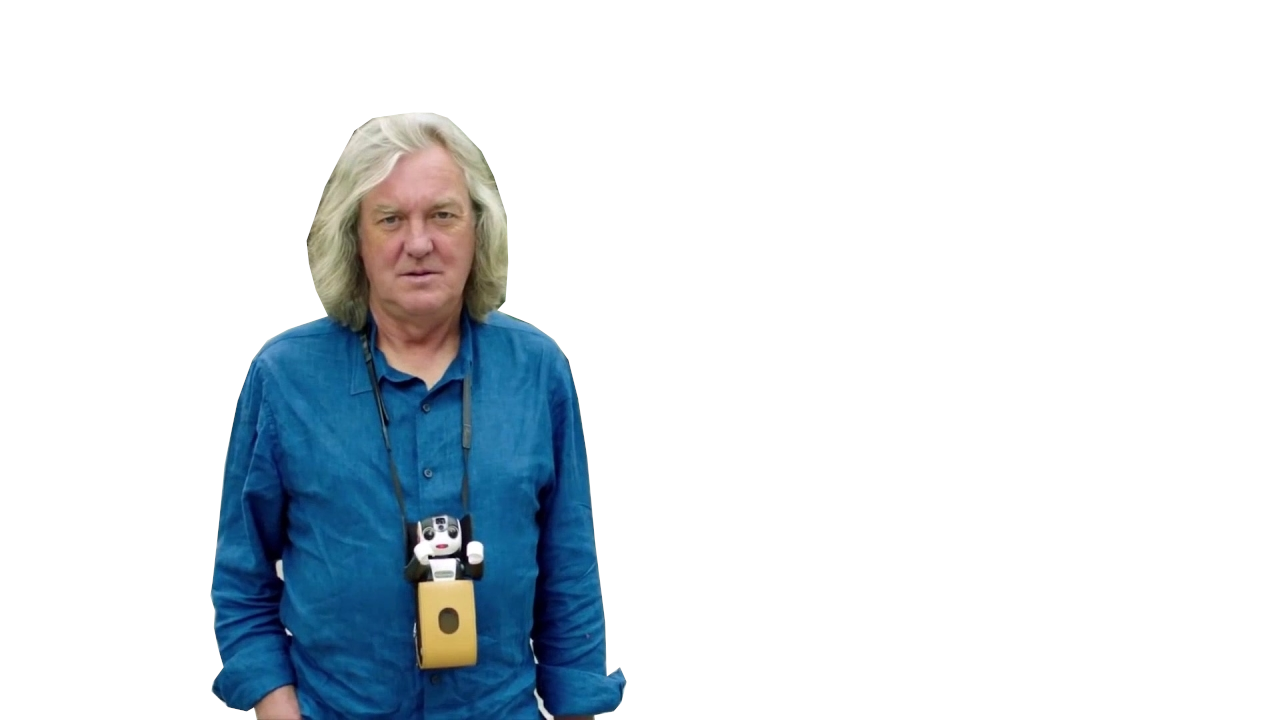
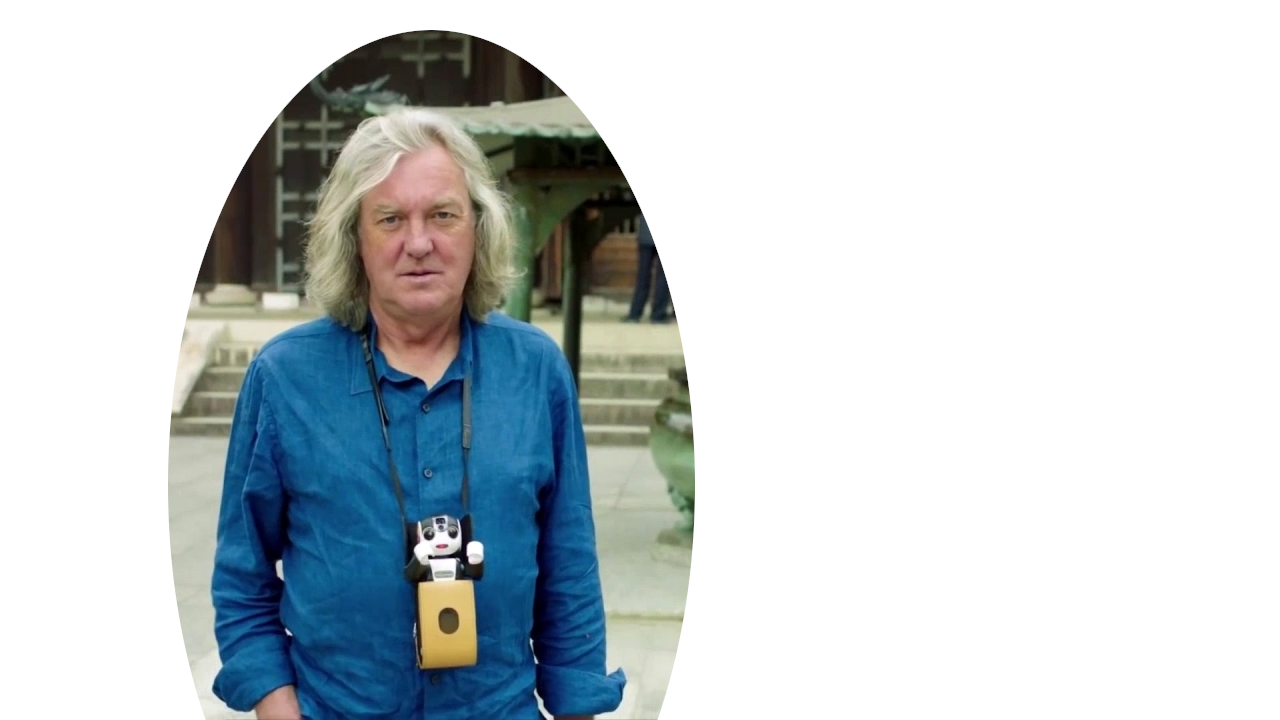
Two versions of the same layered image (1280x720). Layer-by-layer changes:
painted on "may_in_japan_2.jpg" over left=168, top=30, right=695, bottom=720
